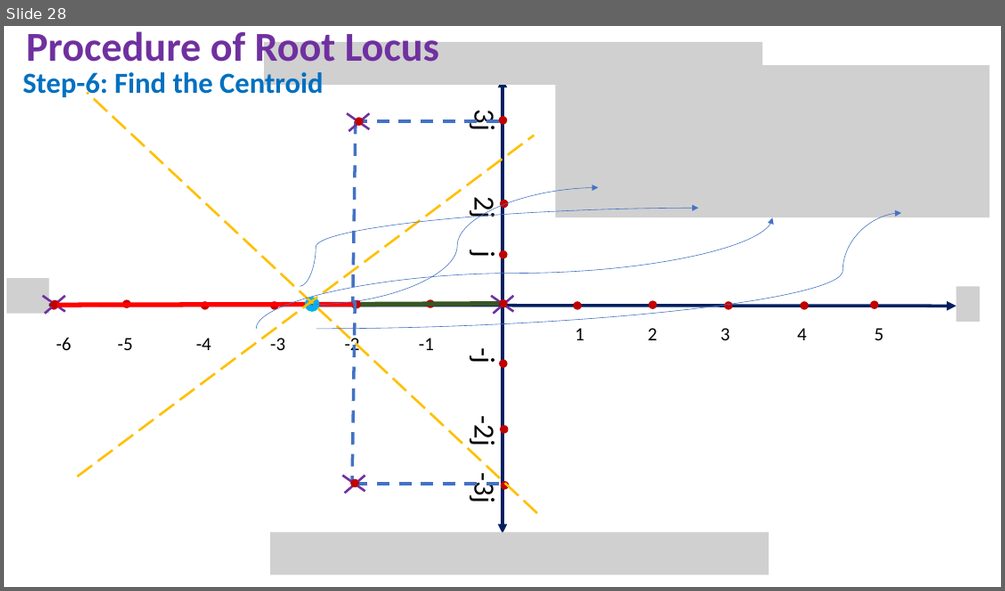
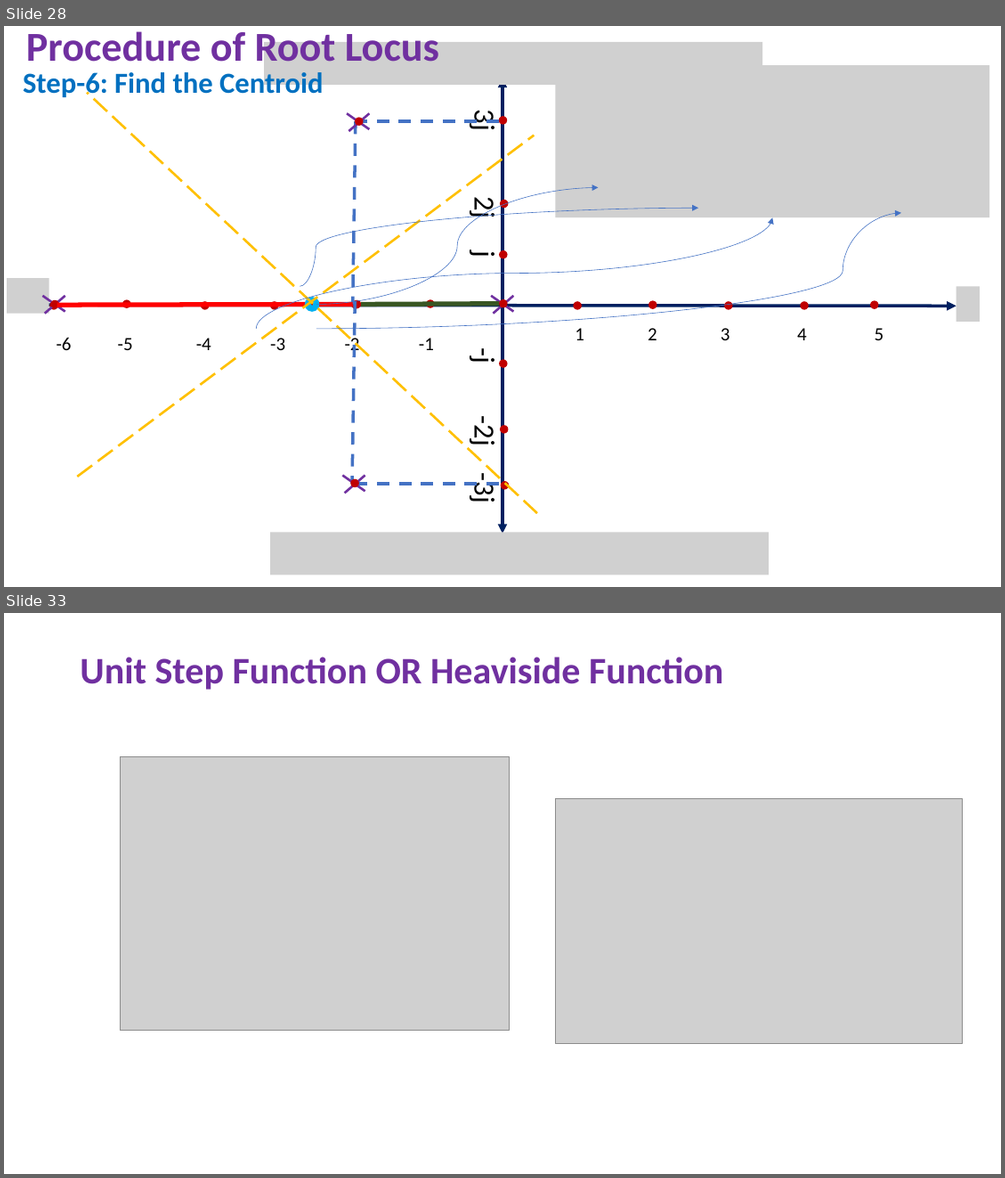
Before and after one commit to niazwazir/LINEAR_CONTROL_SYSTEM, a slide deck: 2_WEEK_LECTURE_LINEAR_CONTROL_SYSTEM.pptx. Shown one above the other, each under a label of ours: slide 28 before the commit, slides 28 and 33 after it; the slides between them are not shown. The pictures are 1005x591 and 1005x1178 pixels, drawn with LibreOffice and Linux fonts; fonts in the diff are those of the drawing; grey boxes stand for pictures. Boxes give left, top, right and bottom in pixels: in the first picture for what was removed or moved away, otherwise in the second. Text is boxed around its words. In the diff, an @@ line names an element or a change of style, - is before the commit and + after.

```diff
--- a/2_WEEK_LECTURE_LINEAR_CONTROL_SYSTEM.pptx
+++ b/2_WEEK_LECTURE_LINEAR_CONTROL_SYSTEM.pptx
@@ slide 33 added at <box>4,613,1001,1174</box>, background #FFFFFF @@
@@ title added at <box>80,657,723,690</box>, 36 pt, text #7030A0, bold @@
+Unit Step Function OR Heaviside Function
@@ picture added at <box>120,756,510,1030</box> @@
@@ picture added at <box>556,798,963,1044</box> @@
```
Also in this commit, not shown: 1 slide changed, 24 other slides added.
